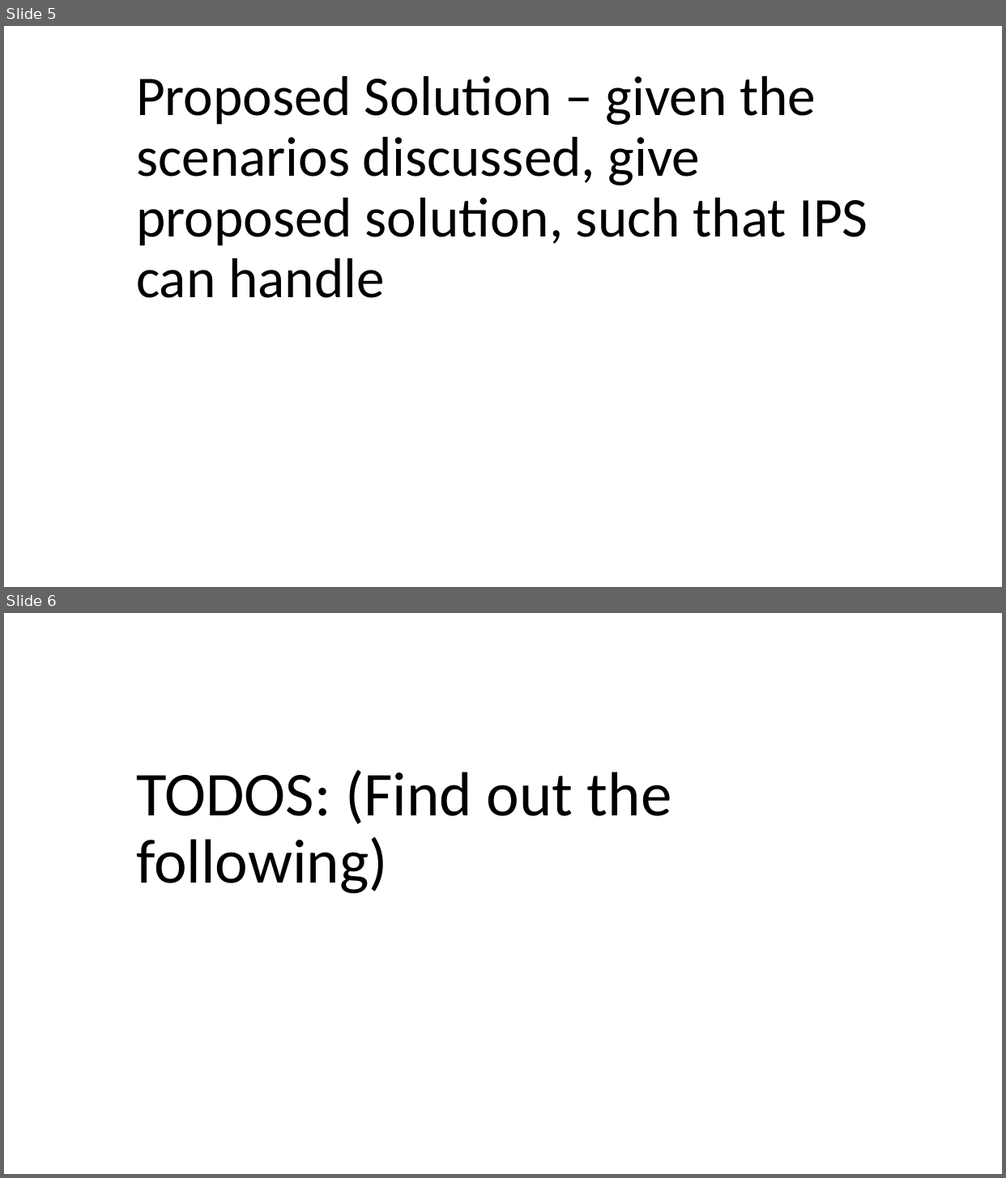
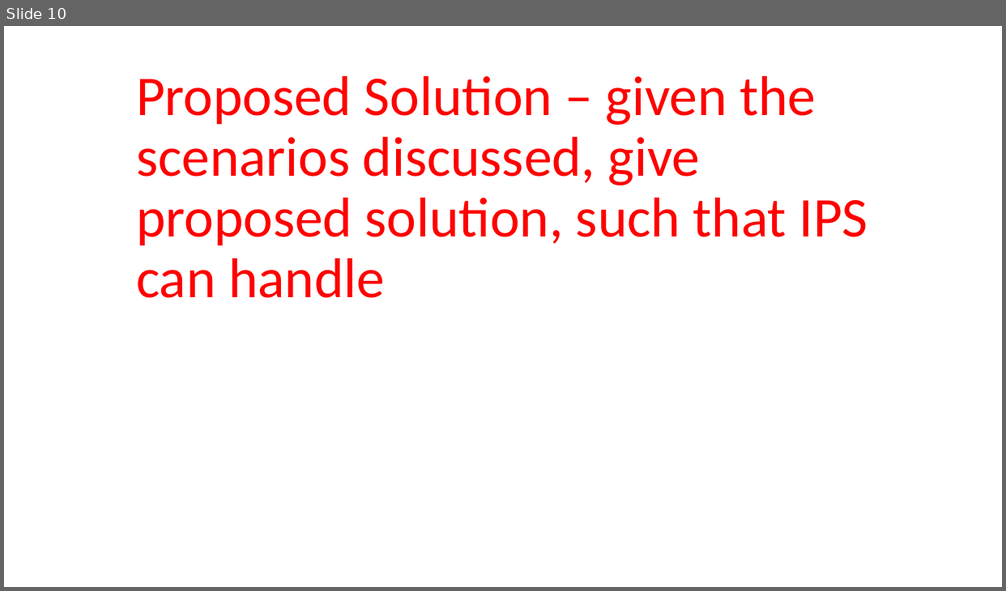
Before and after one commit to frankiemak/general, a slide deck: Presentation1.pptx. Shown one above the other, each under a label of ours: slides 5 and 6 before the commit, slide 10 after it. The pictures are 1006x1178 and 1006x591 pixels, drawn with LibreOffice and Linux fonts; fonts in the diff are those of the drawing. Boxes give left, top, right and bottom in pixels: in the first picture for what was removed or moved away, otherwise in the second. Text is boxed around its words. In the diff, an @@ line names an element or a change of style, - is before the commit and + after.

```diff
--- a/Presentation1.pptx
+++ b/Presentation1.pptx
@@ slide 6 removed at <box>4,613,1002,1174</box>, background #FFFFFF @@
@@ title removed at <box>136,770,671,894</box> @@
-TODOS: (Find out the following)
@@ what was slide 5 is now slide 10 @@
@@ slide 10 changed as well @@
@@ title "Proposed Solution – given the ..." at <box>136,76,868,298</box>: text colour #000000 to #FF0000 @@
```
Also in this commit, not shown: 3 other slides changed, 7 slides added, 3 other slides removed.
